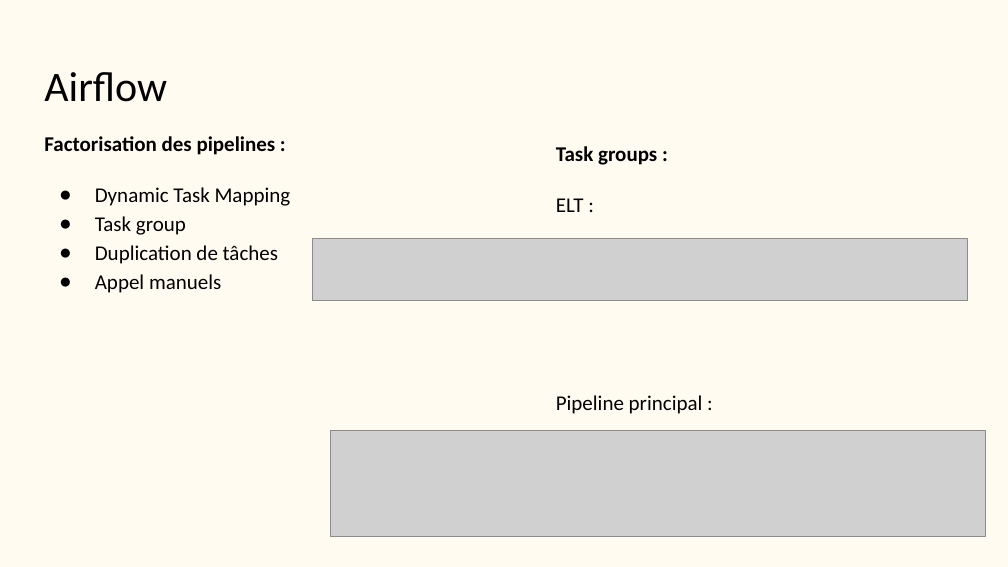
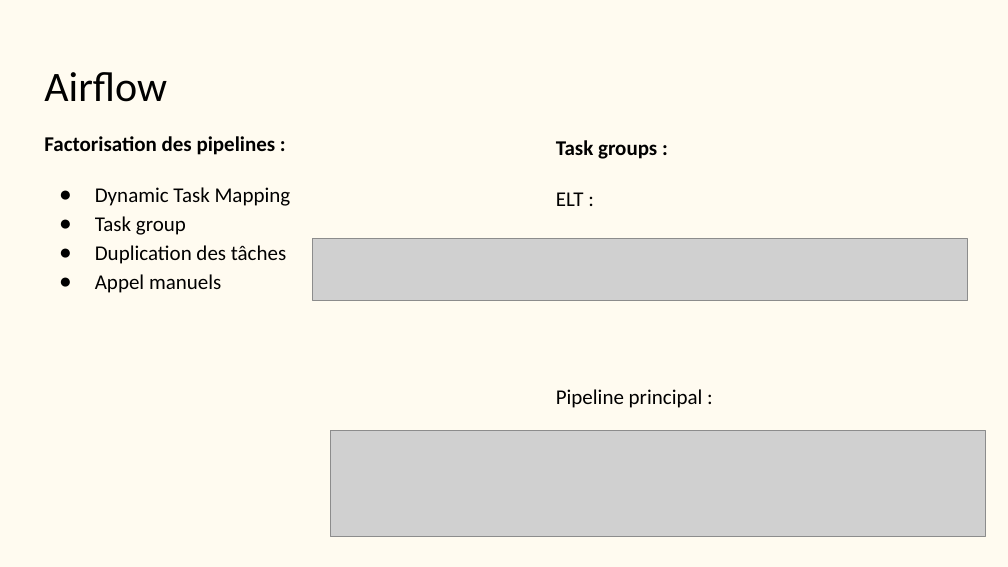
Before and after one commit to jcaillabet-ia/MAI26-BDE-OPA-2, a slide deck: slide 19 of docs/Présentation soutenance.pptx. Drawn at 1008x567 pixels with LibreOffice and Linux fonts; fonts in the diff are those of the drawing; grey boxes stand for pictures. Boxes give left, top, right and bottom in pixels: in the first picture for what was removed or moved away, otherwise in the second. Text is boxed around its words. In the diff, an @@ line names an element or a change of style, - is before the commit and + after.

```diff
--- a/docs/Présentation soutenance.pptx
+++ b/docs/Présentation soutenance.pptx
@@ text "Task groups :": place and size @@
-text "Task groups :" at <box>556,146,703,414</box>
+text "Task groups :" at <box>556,140,703,408</box>
@@ text at <box>95,245,286,264</box>: text changed @@
-● Duplication de tâches
+● Duplication des tâches
```
Also in this commit, not shown: 5 other slides changed, 6 other files.
